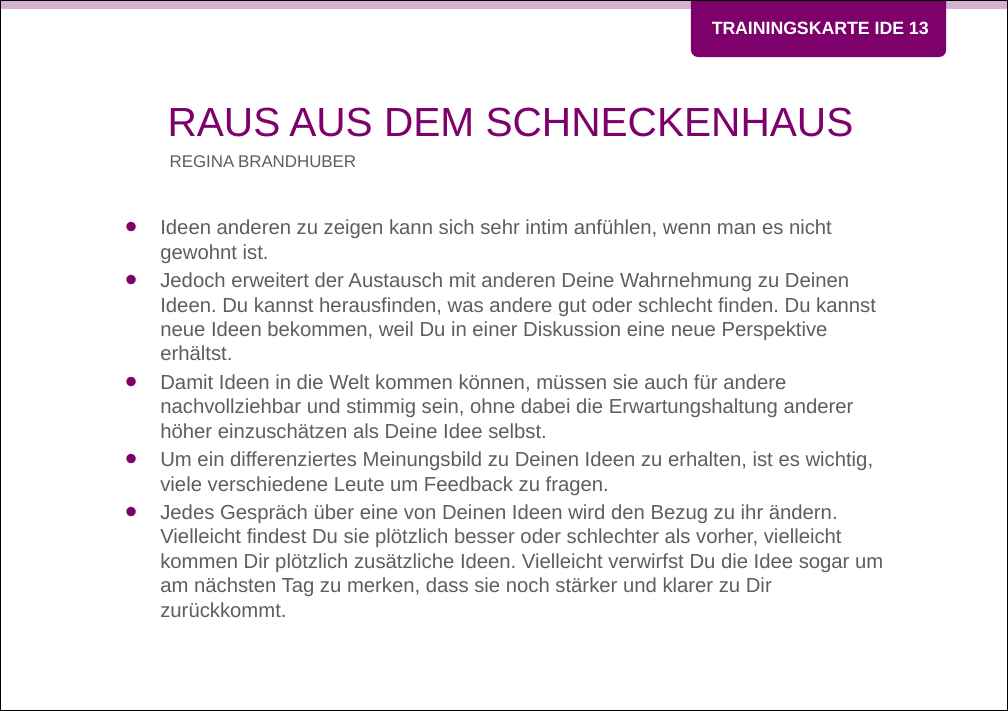
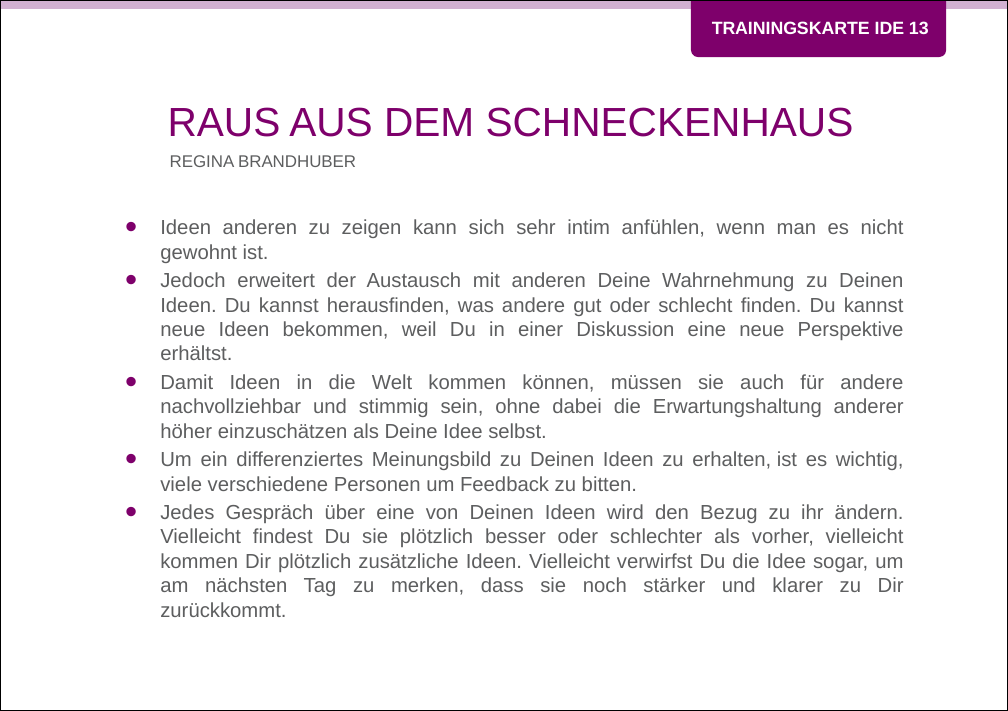
Before and after one commit to Teamtool/training-materials, a slide deck: slide 1 of training-cards/music moves/Ideas (IDE)/ger/apprentice/ger_IDE_13_Raus_aus_dem_Schneckenhaus_MM_A.pptx. Drawn at 1008x711 pixels with LibreOffice and Linux fonts; fonts in the diff are those of the drawing; background and template pictures are left out. Boxes give left, top, right and bottom in pixels: in the first picture for what was removed or moved away, otherwise in the second. Text is boxed around its words. In the diff, an @@ line names an element or a change of style, - is before the commit and + after.

```diff
--- a/training-cards/music moves/Ideas (IDE)/ger/apprentice/ger_IDE_13_Raus_aus_dem_Schneckenhaus_MM_A.pptx
+++ b/training-cards/music moves/Ideas (IDE)/ger/apprentice/ger_IDE_13_Raus_aus_dem_Schneckenhaus_MM_A.pptx
@@ text at [160,219,904,438]: alignment left to justified @@
@@ text at [160,451,904,617]: text changed @@
-• Um ein differenziertes Meinungsbild zu Deinen Ideen zu erhalten, ist es wichtig, viele verschiedene Leute um Feedback zu fragen.
-• Jedes Gespräch über eine von Deinen Ideen wird den Bezug zu ihr ändern. Vielleicht findest Du sie plötzlich besser oder schlechter als vorher, vielleicht kommen Dir plötzlich zusätzliche Ideen. Vielleicht verwirfst Du die Idee sogar um am nächsten Tag zu merken, dass sie noch stärker und klarer zu Dir zurückkommt.
+• Um ein differenziertes Meinungsbild zu Deinen Ideen zu erhalten, ist es wichtig, viele verschiedene Personen um Feedback zu bitten.
+• Jedes Gespräch über eine von Deinen Ideen wird den Bezug zu ihr ändern. Vielleicht findest Du sie plötzlich besser oder schlechter als vorher, vielleicht kommen Dir plötzlich zusätzliche Ideen. Vielleicht verwirfst Du die Idee sogar, um am nächsten Tag zu merken, dass sie noch stärker und klarer zu Dir zurückkommt.
```
Also in this commit, not shown: 1 other slide changed, 7 other files.
